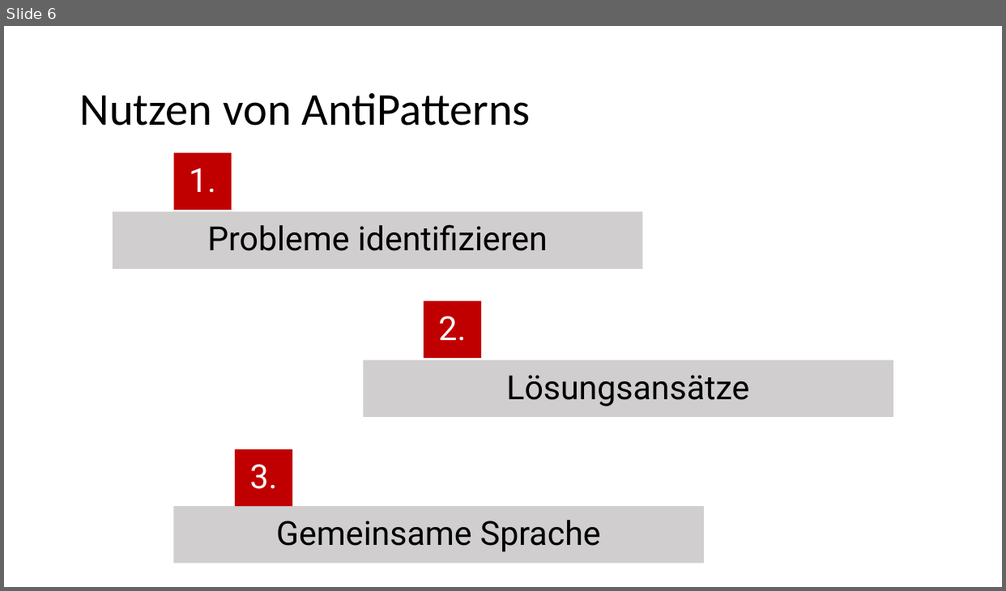
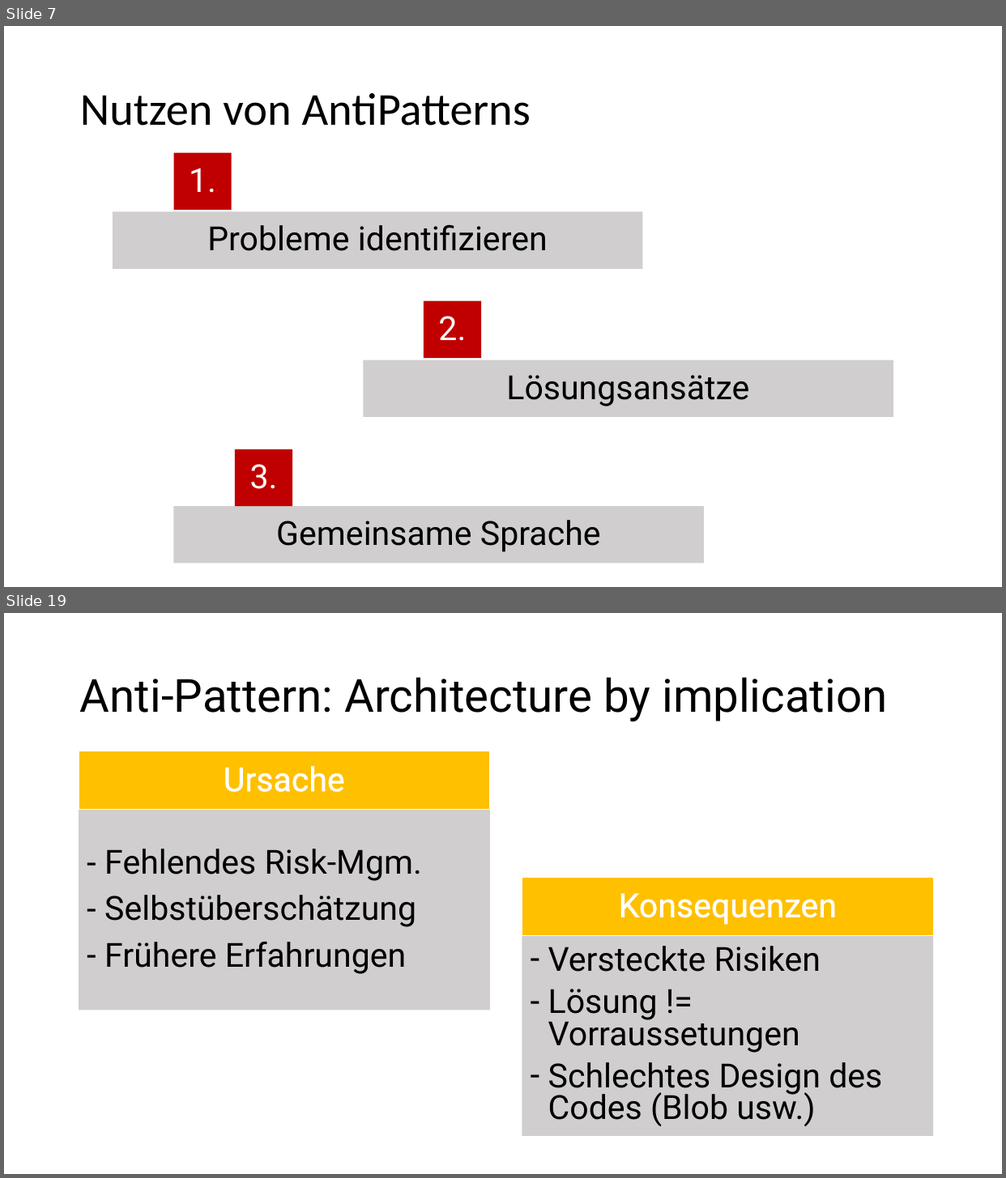
Before and after one commit to tkrieger/AntiPatterns, a slide deck: pres_antipatterns.pptx. Shown one above the other, each under a label of ours: slide 6 before the commit, slides 7 and 19 after it; the slides between them are not shown. The pictures are 1006x591 and 1006x1178 pixels, drawn with LibreOffice and Linux fonts; fonts in the diff are those of the drawing. Boxes give left, top, right and bottom in pixels: in the first picture for what was removed or moved away, otherwise in the second. Text is boxed around its words. In the diff, an @@ line names an element or a change of style, - is before the commit and + after.

```diff
--- a/pres_antipatterns.pptx
+++ b/pres_antipatterns.pptx
@@ slide 19 added at bbox=[4, 613, 1002, 1174], background #FFFFFF @@
@@ title added at bbox=[80, 677, 887, 722], 44 pt, text #000000 @@
+Anti-Pattern: Architecture by implication
@@ rectangle added at bbox=[79, 752, 491, 810], fill #FFC000, outline #FFFFFF 1 pt, 32 pt, text #FFFFFF @@
+Ursache
@@ rectangle added at bbox=[79, 810, 491, 1011], fill #D0CECE, 32 pt, text #000000 @@
+– Fehlendes Risk-Mgm.
+– Selbstüberschätzung
+– Frühere Erfahrungen
@@ rectangle added at bbox=[522, 877, 934, 935], fill #FFC000, outline #FFFFFF 1 pt, 32 pt, text #FFFFFF @@
+Konsequenzen
@@ rectangle added at bbox=[522, 935, 934, 1136], fill #D0CECE, 32 pt, text #000000 @@
+– Versteckte Risiken
+– Lösung != Vorraussetungen
+– Schlechtes Design des Codes (Blob usw.)
@@ what was slide 6 is now slide 7 @@
```
Also in this commit, not shown: 3 slides changed, 18 other slides added, 4 other files.
